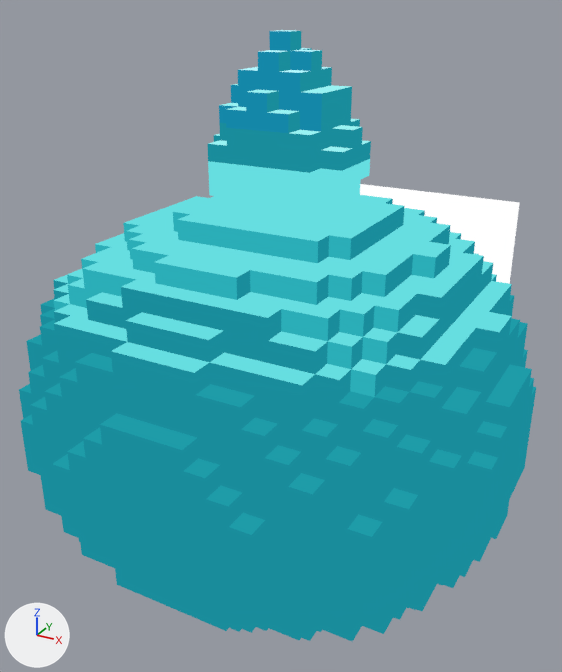
The glTF model assets/models/creatures/slime_hydro_large/slime_hydro_large.glb: old version first, new version second.
Before and after are seen from a 50 mm camera at (1.4, -2.54, 2.16) aimed at (0.02, -0.03, 0.91). Arrows for +X, +Y and +Z are at lower left; the lights stay in place. The first picture is the older version. Where no turn or scale is listed for an object, it has been applied to the vertices. Vertices at exactly the same position are counted once.

The first picture shows 'Face', 'HydroDroplet', 'Shell'.
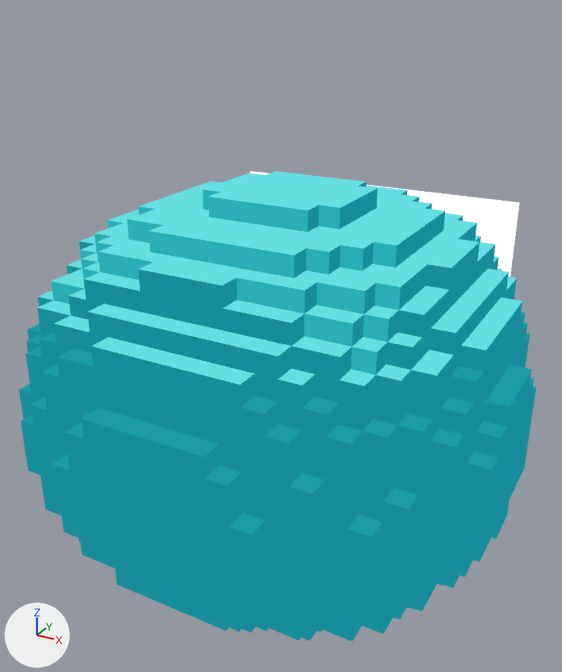
Commit message: Integrate Hydro droplet into slime body silhouette

The change, as a list of edits to the scene's bpy script:
```text
Change me_hydro_blob_body:
    used by ob_shell; location = (0.0, 0.0, 0.748)
    remove me_hydro_blob_body.from_pydata(...)  # 2432 vertices, 4860 faces; spans x -0.96..0.96, y -0.91..0.91, z -0.75..0.75
    add me_hydro_blob_body.from_pydata(...)  # 2476 vertices, 4948 faces; spans x -0.96..0.96, y -0.91..0.91, z -0.75..0.75
    me_hydro_blob_body part 1: 60 vertices moved from x -0.8..0.72, y -0.58..0.58, z 0.3..0.67 to x -0.88..0.8, y -0.66..0.66, z 0.37..0.75; 188 vertices removed from x -0.8..0.8, y -0.83..0.83, z 0.0..0.67; 232 vertices added at x -0.88..0.88, y -0.91..0.91, z 0.07..0.75
    me_hydro_blob_body part 2: 38 faces spanning x -0.88..0.16, y -0.66..0.25, z 0.37..0.75 switch from mat_slimeshell to mat_slimeshelllight
    me_hydro_blob_body part 3: 21 faces spanning x 0.16..0.8, y -0.33..0.17, z 0.45..0.75 switch from mat_slimeshellouter to mat_slimeshelllight
    me_hydro_blob_body part 4: 11 faces spanning x -0.24..0.32, y 0.33..0.66, z 0.6..0.67 switch from mat_slimeshelltop to mat_slimeshelllight
    me_hydro_blob_body part 5: 32 faces spanning x -0.8..0.24, y -0.5..0.25, z 0.37..0.75 switch from mat_slimeshelllight to mat_slimeshell
    me_hydro_blob_body part 6: 20 faces spanning x 0.0..0.8, y -0.66..0.17, z 0.37..0.75 switch from mat_slimeshelllight to mat_slimeshellouter
Remove ob_hydrodroplet:
    ob_hydrodroplet = bpy.data.objects.new('HydroDroplet', me_hydro_water_droplet)
    ob_hydrodroplet.location = (0.0, 0.0, 0.748)
```

Boxes [x1, y1, x2, y2] around the edits, measured in the pictures (562 x 672 px; the box of a moved part takes in the faces that stretch with it):
'Shell', reshaped
    before: [19, 195, 536, 641]
    after: [19, 171, 536, 641]
'HydroDroplet', deleted (cyan)
    before: [207, 30, 371, 228]
    faces in mat_slimeshellouter: [207, 31, 371, 173]
    faces in mat_slimeshelllight: [208, 159, 370, 228]
    faces in mat_elementaccent: [219, 31, 322, 133]
    faces in mat_slimeshellbright: [208, 84, 370, 152]
    faces in mat_elementwhite: [239, 30, 331, 73]
part 1 of me_hydro_blob_body, moved or reshaped
    before: [42, 199, 515, 506]
    after: [26, 171, 530, 506]
part 2 of me_hydro_blob_body, recoloured
    before: [174, 220, 275, 291]
    after: [174, 192, 274, 277]
part 3 of me_hydro_blob_body, recoloured
    before: [361, 211, 475, 332]
    after: [362, 211, 491, 324]
part 4 of me_hydro_blob_body, recoloured
    after: [377, 192, 392, 199]
part 5 of me_hydro_blob_body, recoloured
    before: [170, 213, 271, 274]
    after: [187, 237, 271, 274]
part 6 of me_hydro_blob_body, recoloured
    before: [180, 215, 495, 345]
    after: [179, 203, 495, 344]
